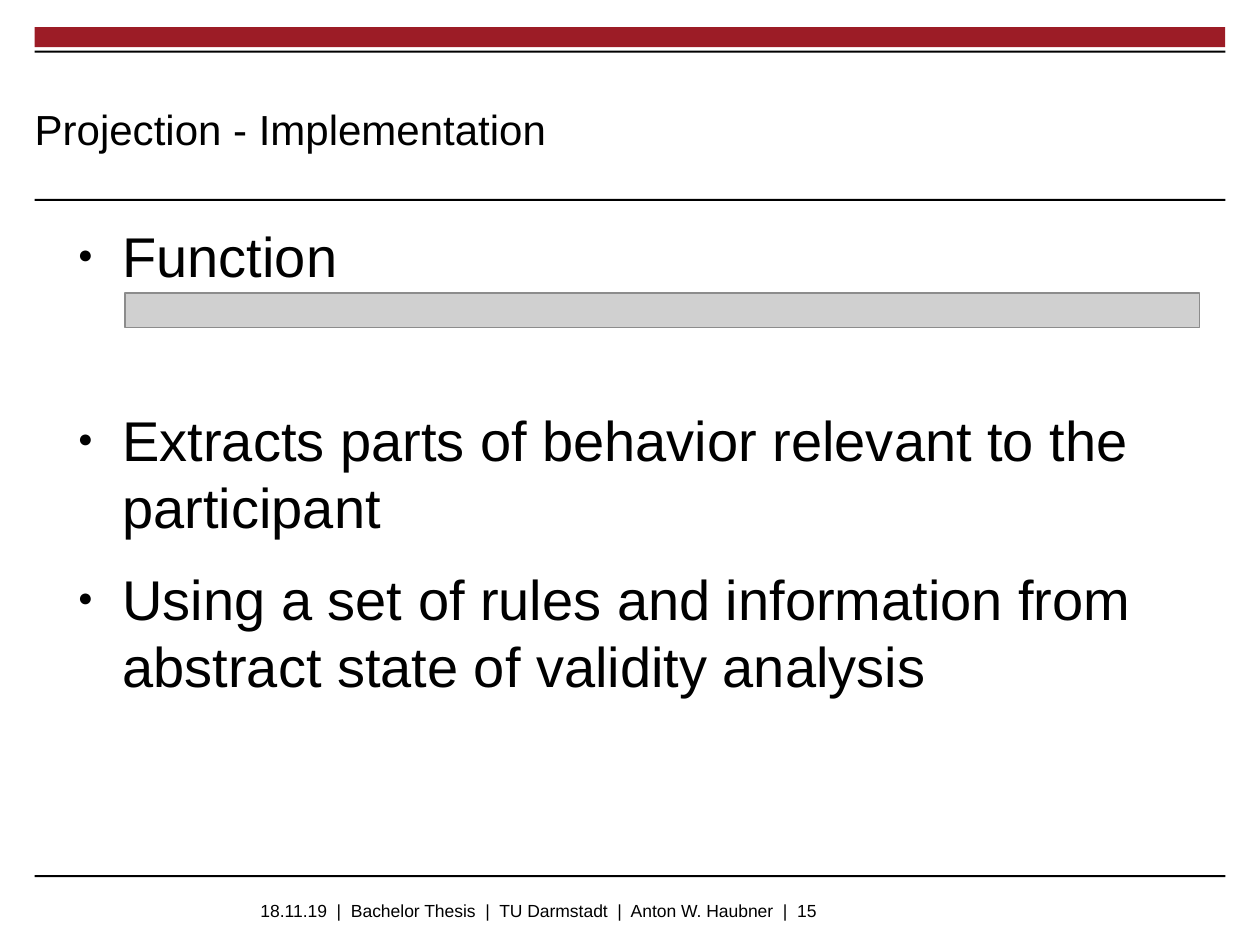
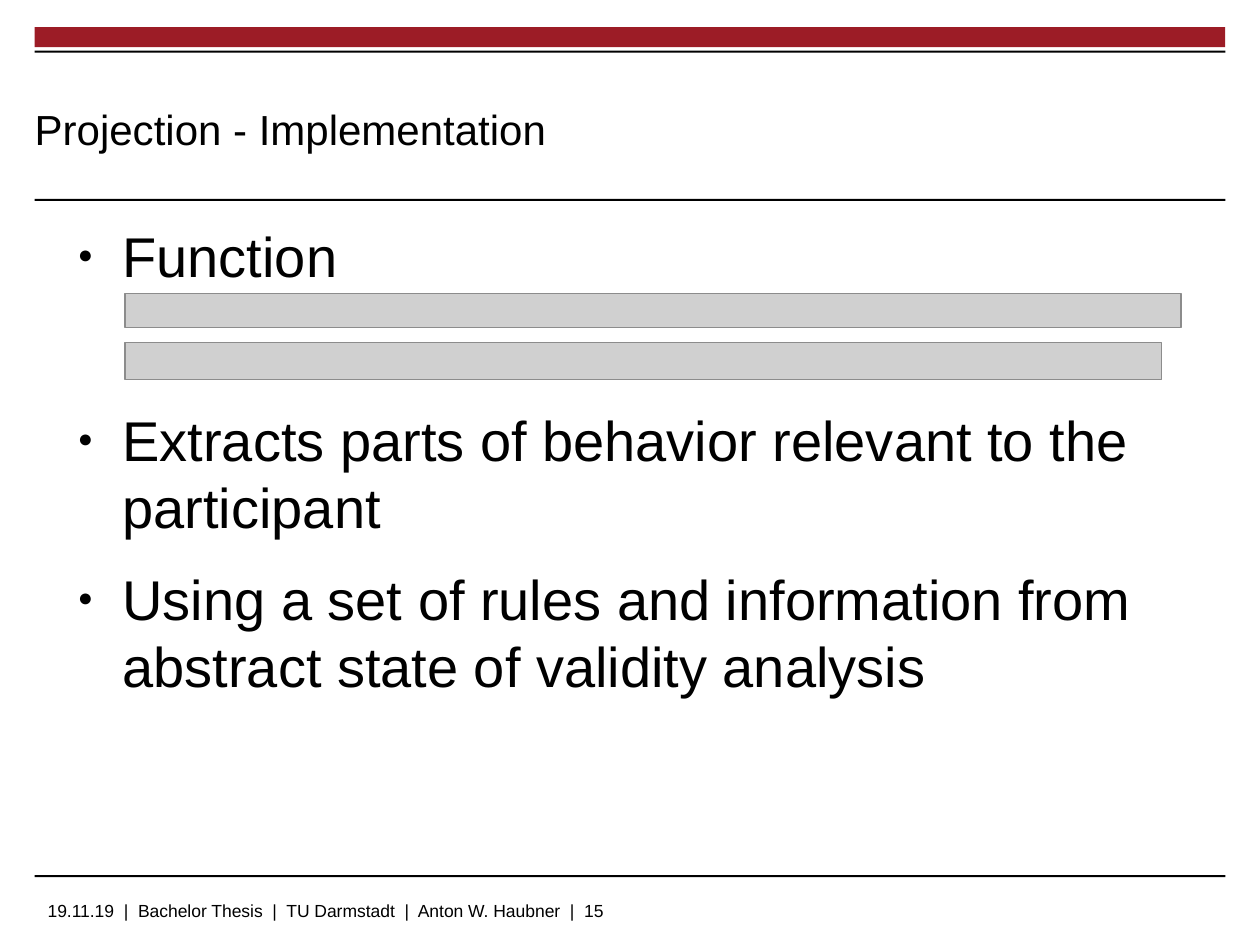
Before and after one commit to ahbnr/sessiontypeabs-final-presentation, a slide deck: slide 15 of sessiontypeabs-final-presentation.odp. Drawn at 1260x945 pixels with LibreOffice and Linux fonts; fonts in the diff are those of the drawing; grey boxes stand for pictures; background and template pictures are left out. Boxes give left, top, right and bottom in pixels: in the first picture for what was removed or moved away, otherwise in the second. Text is boxed around its words. In the diff, an @@ line names an element or a change of style, - is before the commit and + after.

```diff
--- a/sessiontypeabs-final-presentation.odp
+++ b/sessiontypeabs-final-presentation.odp
@@ picture: place and size @@
-picture at (125,294,1200,328)
+picture at (125,294,1181,328)
@@ picture added at (125,343,1162,379) @@
@@ text at (48,904,603,917): text changed @@
-18.11.19 | Bachelor Thesis | TU Darmstadt | Anton W. Haubner | 15
+19.11.19 | Bachelor Thesis | TU Darmstadt | Anton W. Haubner | 15
```
Also in this commit, not shown: 8 other slides changed, 1 slide added, 2 slides removed, 6 other files.
